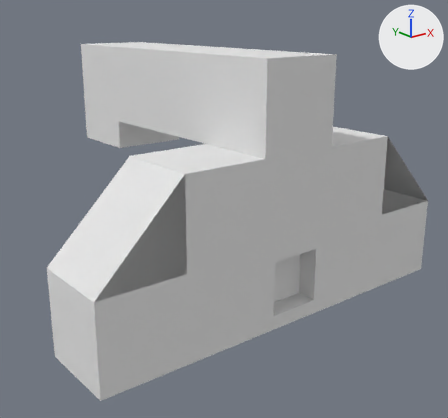
One commit to the OBJ model src/main/resources/assets/immersiverailroading/models/multiblocks/template.obj: the scene before it, then after it.
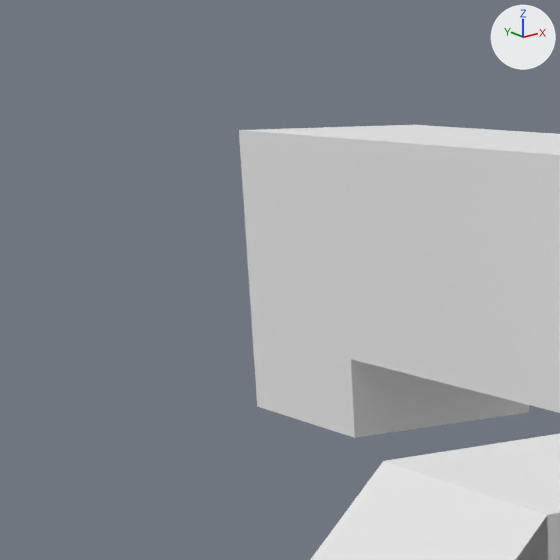
There are two pictures of each version: one whole from a camera (50 mm lens) standing at (-7.21, -4.58, 3.41) and looking at (-1.95, 1.99, 0.78), one close up on the part from 0% to 42% of the width and 0% to 45% of the height. The axes (+X, +Y, +Z) are drawn at upper right. The lights are the same throughout. Where no turn or scale is listed for an object, it has been applied to the vertices.
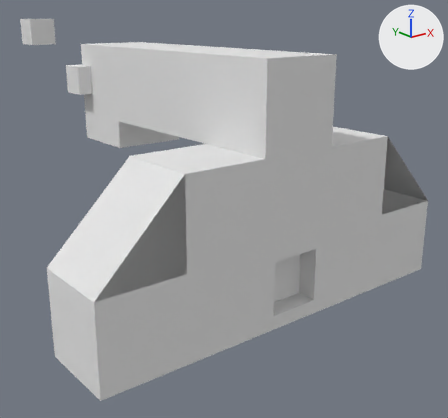
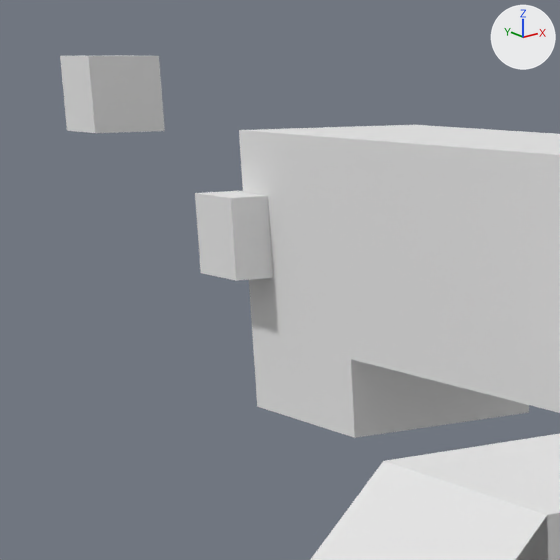
Where the change shows, as pixel boxes (x1, y1, x2, y2) in the close-ups (560 x 560 px):
'FLUID_HANDLER', added
    after: (60, 55, 165, 133)
'ITEM_OUTPUT', added
    after: (195, 191, 273, 281)

Edits to the bpy script that builds the scene:
```text
Add me_item_output:
    me_item_output.from_pydata(...)  # a box spanning x -3.196..-2.804, y 3.736..4.128, z 2.308..2.7
    me_item_output.materials.append(mat_mat)  # white #e7e7e7
Add me_fluid_handler:
    me_fluid_handler.from_pydata(...)  # a box spanning x -3.248..-2.857, y 5.188..5.58, z 2.95..3.342
    me_fluid_handler.materials.append(mat_mat)  # white #e7e7e7
Add ob_item_output:
    ob_item_output = bpy.data.objects.new('ITEM_OUTPUT', me_item_output)
    ob_item_output.location = (0.0, 0.0, 0.0)
Add ob_fluid_handler:
    ob_fluid_handler = bpy.data.objects.new('FLUID_HANDLER', me_fluid_handler)
    ob_fluid_handler.location = (0.0, 0.0, 0.0)
```
